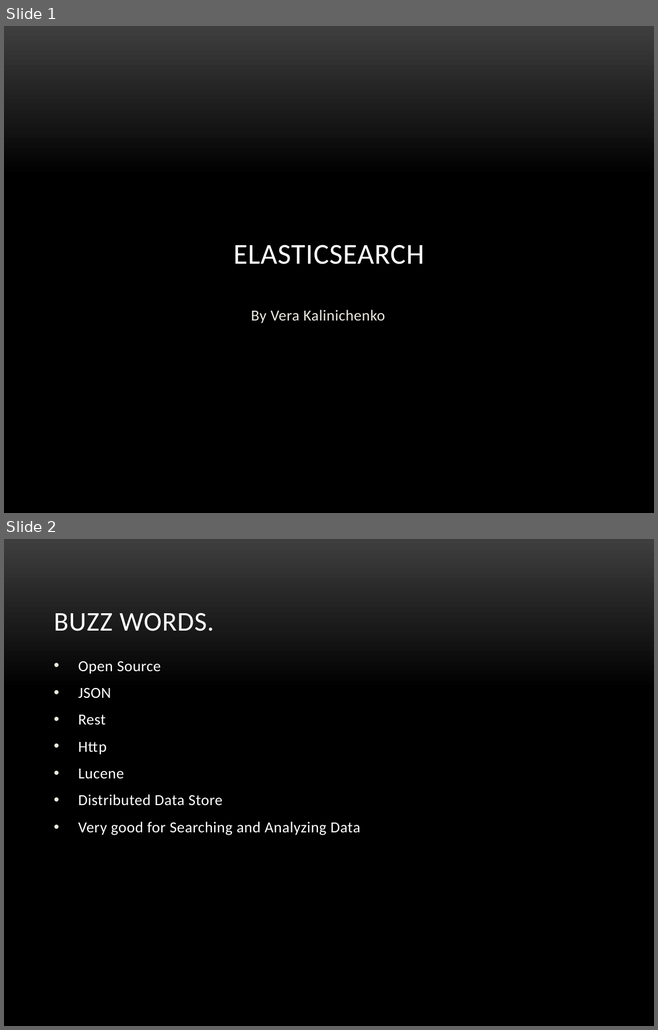
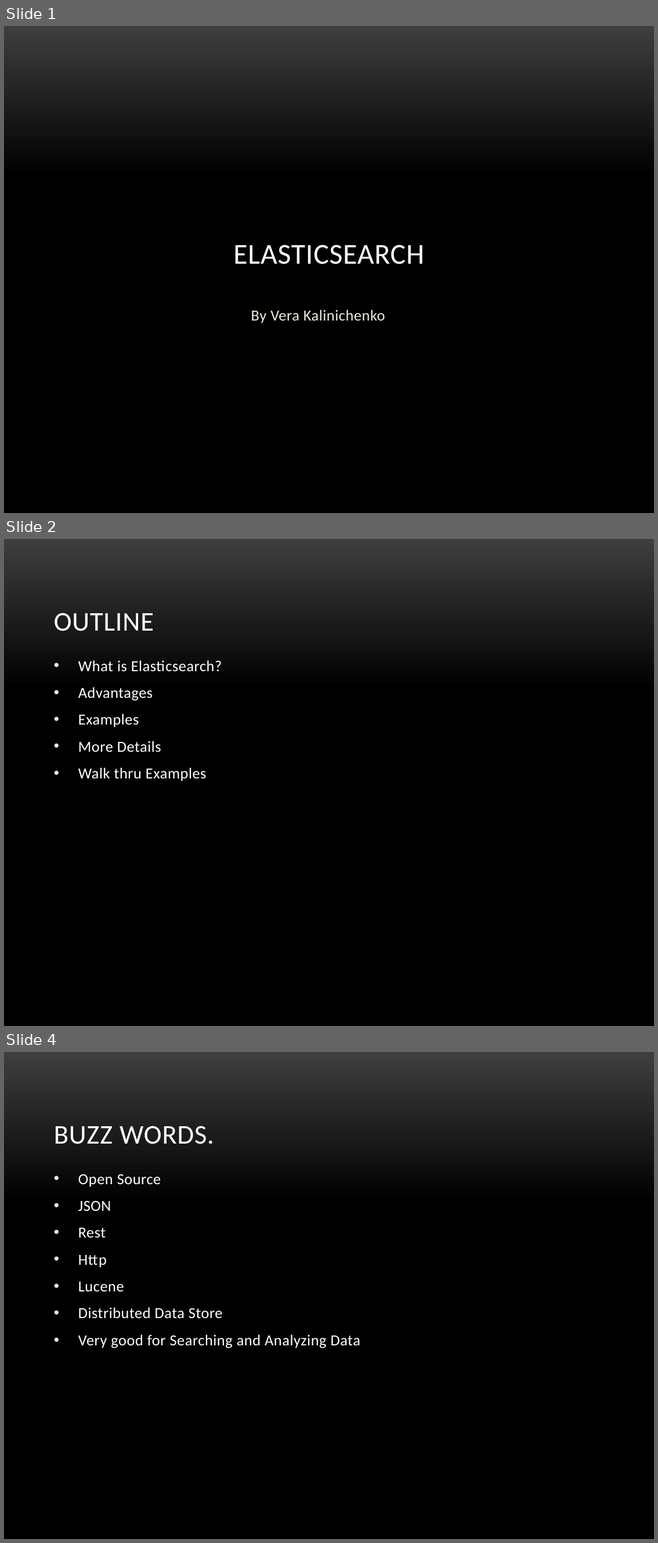
Before and after one commit to veravira/data-logger, a slide deck: es.pptx. Shown one above the other, each under a label of ours: slides 1 and 2 before the commit, slides 1, 2 and 4 after it; the slides between them are not shown. The pictures are 658x1030 and 658x1543 pixels, drawn with LibreOffice and Linux fonts; fonts in the diff are those of the drawing; background and template pictures are left out. Boxes give left, top, right and bottom in pixels: in the first picture for what was removed or moved away, otherwise in the second. Text is boxed around its words. In the diff, an @@ line names an element or a change of style, - is before the commit and + after.

Commit message:
elastic latest

```diff
--- a/es.pptx
+++ b/es.pptx
@@ slide 2 added at (4,539,654,1026), background picture (left out) @@
@@ title added at (54,613,154,631), 30 pt, text #FFFFFF @@
+OUTLINE
@@ text added at (78,660,221,781), 17 pt, text #FFFFFF @@
+• What is Elasticsearch?
+• Advantages
+• Examples
+• More Details
+• Walk thru Examples
@@ what was slide 2 is now slide 4 @@
```
Also in this commit, not shown: 3 slides changed, 2 other slides added, 1 slide removed.
